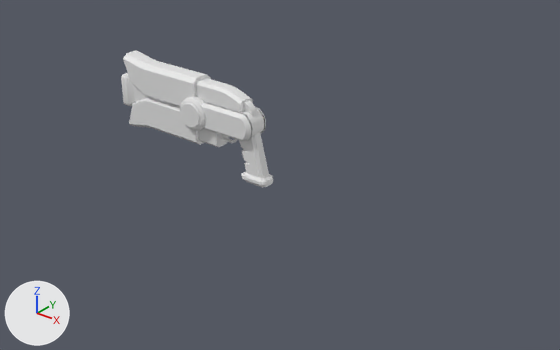
The FBX model ribeye/Assets/Models/Guns.fbx, before and after one commit.
Rendered twice from a 50 mm camera at (7.92, -8.63, 4.92) aimed at (0.65, 0.45, -0.71). Arrows for +X, +Y and +Z are at lower left; the lights stay in place. Where no turn or scale is listed for an object, it has been applied to the vertices.

In view in the first picture: 'SmartPistol'.
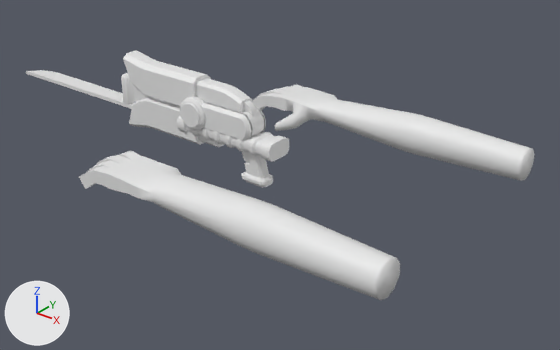
The newer file is also rescaled (x0.01), turned or shifted as a whole; pictures and numbers use the older file's frame.

Location of each change, (x1, y1, x2, y2) in pixels of the pictures (560 x 350 px):
'Hands', added
    after: (79, 85, 535, 300)
'Blade', added
    after: (26, 70, 289, 162)

What the commit changed:
Mesh me_cube is new.
It has 502 vertices, 485 faces and spans x -5.33..1.0, y -0.25..0.25, z -0.15..0.15.
Mesh me_cube_002 is new.
It has 628 vertices, 624 faces and spans x -1.15..4.2, y -2.45..2.45, z -0.46..0.28.
Object 'Blade' (ob_blade) is new; it shows me_cube.
Its location is (0.0, 0.0, 0.0).
Object 'Hands' (ob_hands) is new; it shows me_cube_002.
Its location is (0.0, 0.0, 0.0).
